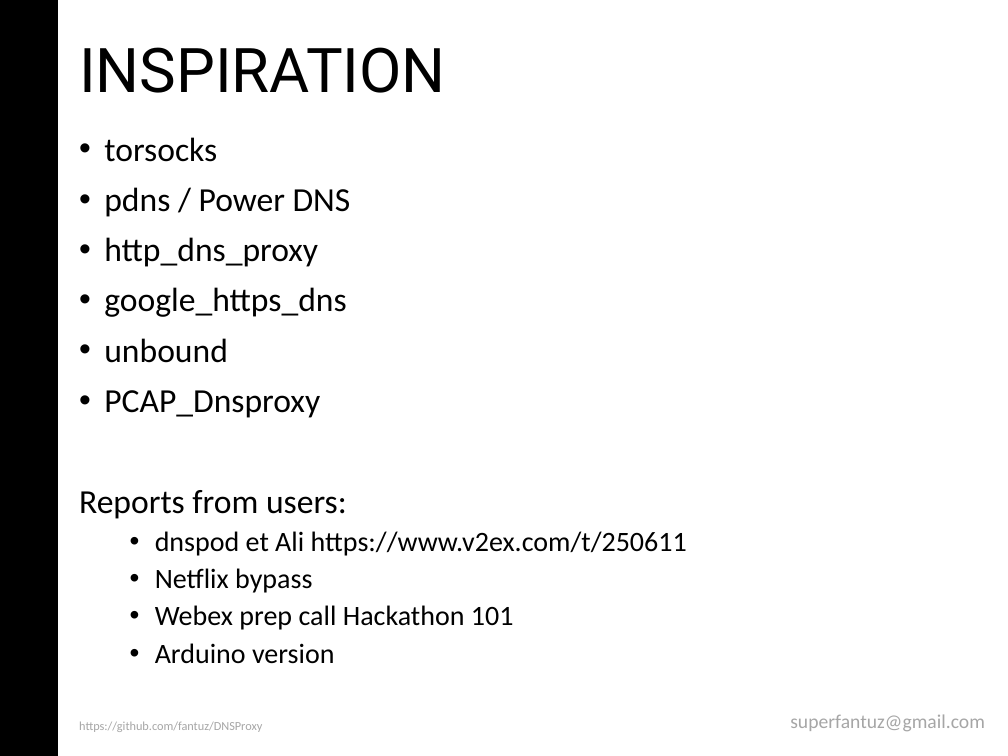
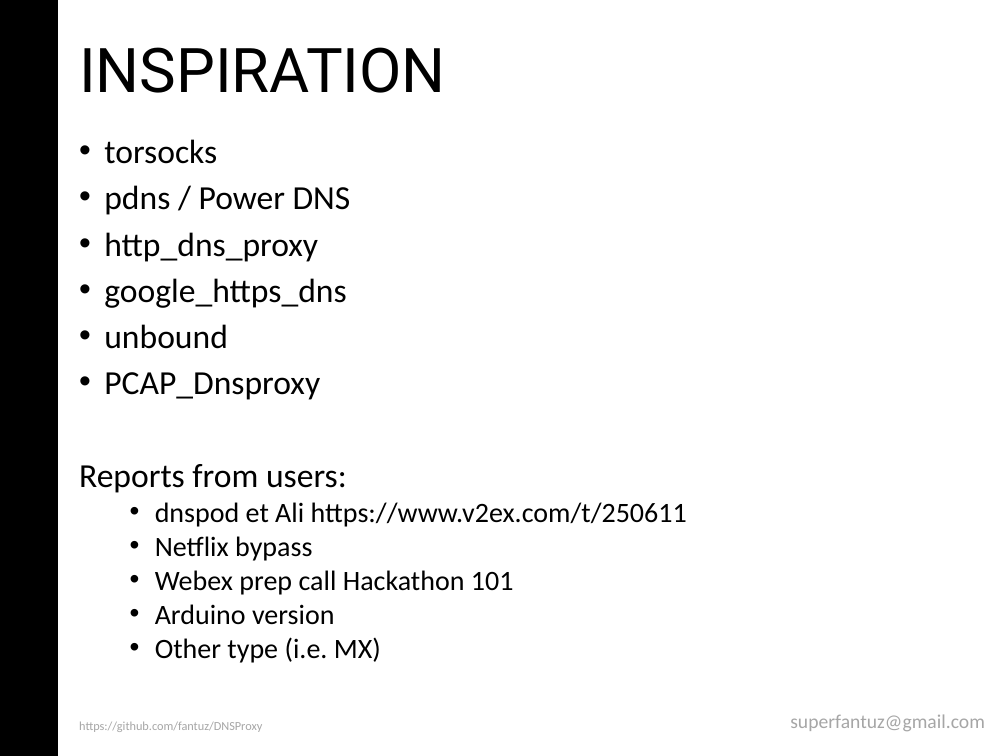
Before and after one commit to andreafabrizi/DNSProxy, a slide deck: slide 6 of DNSProxy_MFantuzzi.ppt. Drawn at 1008x756 pixels with LibreOffice and Linux fonts; fonts in the diff are those of the drawing. Boxes give left, top, right and bottom in pixels: in the first picture for what was removed or moved away, otherwise in the second. Text is boxed around its words. In the diff, an @@ line names an element or a change of style, - is before the commit and + after.

```diff
--- a/DNSProxy_MFantuzzi.ppt
+++ b/DNSProxy_MFantuzzi.ppt
@@ text at bbox=[79, 139, 687, 625]: line spacing 0.9 to 0.8 @@
@@ text at bbox=[155, 637, 381, 663]: paragraph added @@
+  • Other type (i.e. MX)
```
Also in this commit, not shown: 5 other slides changed.
